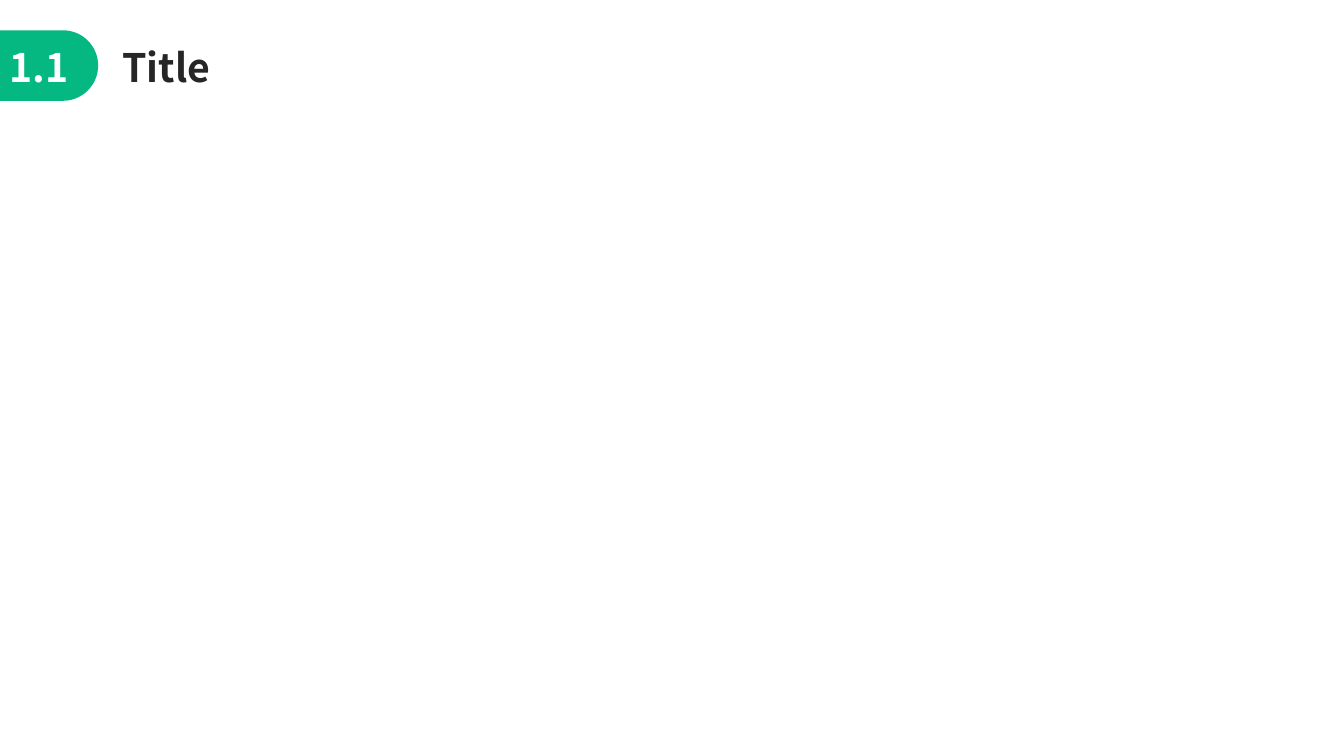
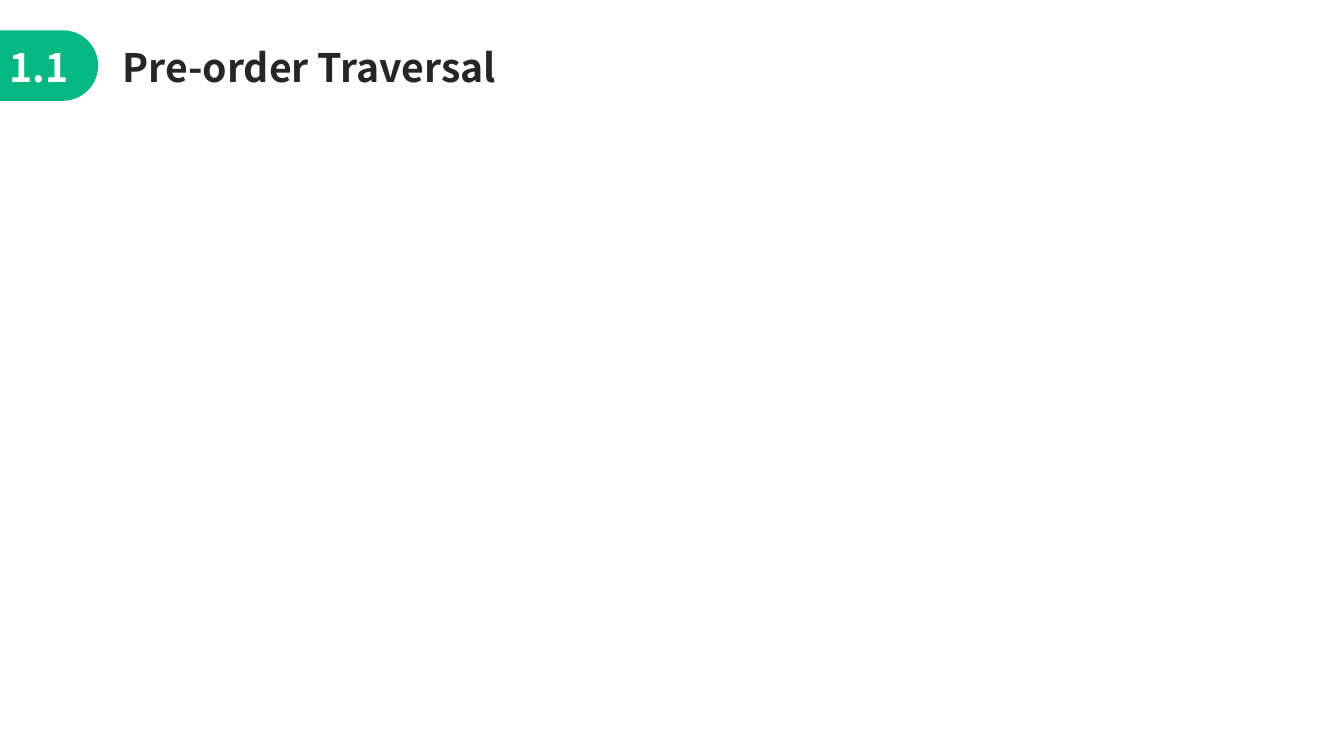
Before and after one commit to jimmyyih518/DSA2022Fall, a slide deck: slide 23 of week4/week4_slides.pptx (slide 8 before the commit). Drawn at 1344x756 pixels with LibreOffice and Linux fonts; fonts in the diff are those of the drawing. Boxes give left, top, right and bottom in pixels: in the first picture for what was removed or moved away, otherwise in the second. Text is boxed around its words. In the diff, an @@ line names an element or a change of style, - is before the commit and + after.

```diff
--- a/week4/week4_slides.pptx
+++ b/week4/week4_slides.pptx
@@ text at [122,50,496,83]: text changed @@
-Title
+Pre-order Traversal
```
Also in this commit, not shown: 7 other slides changed, 13 slides added, 17 other files.
